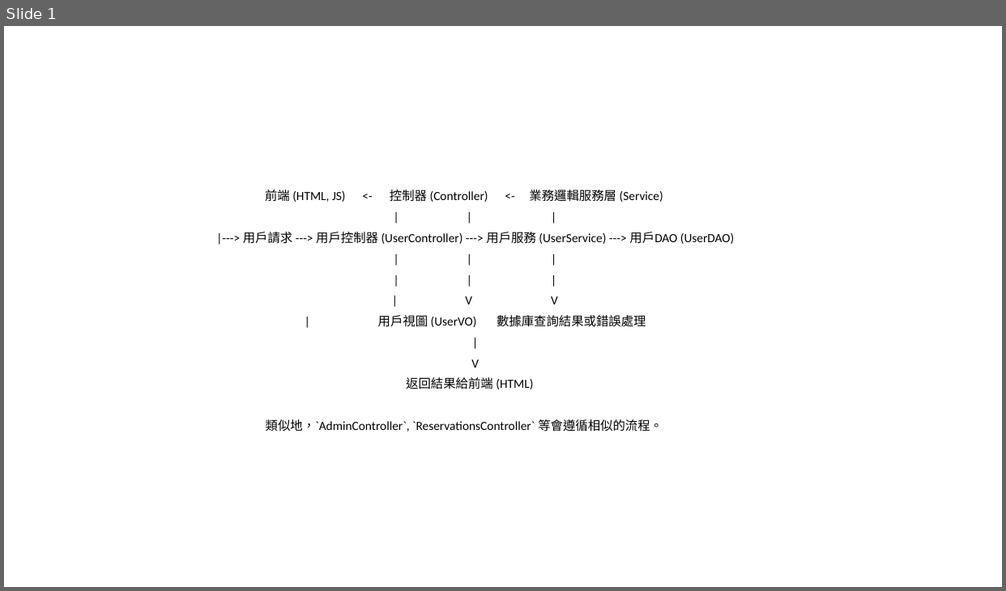
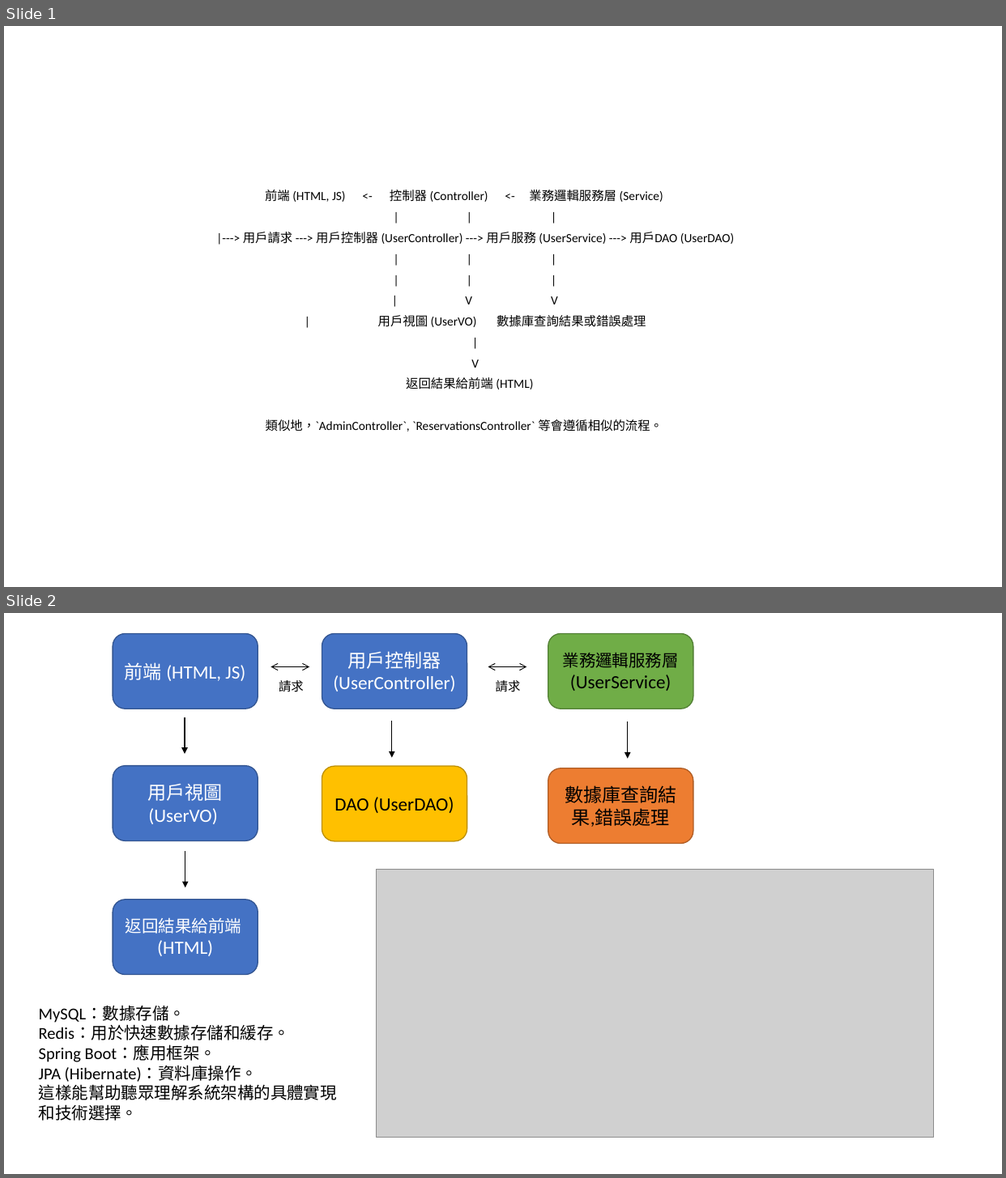
Before and after one commit to chu-yen-lin/20241127Data, a slide deck: 202412221623系統架構流程.pptx. Shown one above the other, each under a label of ours: slide 1 before the commit, slides 1 and 2 after it. The pictures are 1006x591 and 1006x1178 pixels, drawn with LibreOffice and Linux fonts; fonts in the diff are those of the drawing; grey boxes stand for pictures. Boxes give left, top, right and bottom in pixels: in the first picture for what was removed or moved away, otherwise in the second. Text is boxed around its words. In the diff, an @@ line names an element or a change of style, - is before the commit and + after.

```diff
--- a/202412221623系統架構流程.pptx
+++ b/202412221623系統架構流程.pptx
@@ slide 2 added at (4,613,1002,1174), background #FFFFFF @@
@@ rounded rectangle added at (113,634,258,709), fill #4472C4, outline #325491 1 pt, 18 pt, text #FFFFFF @@
+前端 (HTML, JS)
@@ rounded rectangle added at (322,634,467,709), fill #4472C4, outline #325491 1 pt, 18 pt, text #FFFFFF @@
+用戶控制器 (UserController)
@@ rounded rectangle added at (548,634,693,709), fill #70AD47, outline #538035 1 pt, 18 pt, text #000000 @@
+業務邏輯服務層
+(UserService)
@@ double arrow added from (271, 667) to (309, 667), #000000 0.75 pt @@
@@ text added at (279,680,304,692), 12 pt, text #000000 @@
+請求
@@ double arrow added from (488, 667) to (526, 667), #000000 0.75 pt @@
@@ text added at (496,680,521,692), 12 pt, text #000000 @@
+請求
@@ arrow added from (185, 717) to (185, 754), #000000 1 pt @@
@@ arrow added from (392, 721) to (392, 757), #000000 1 pt @@
@@ arrow added from (628, 722) to (628, 758), #000000 1 pt @@
@@ rounded rectangle added at (113,766,258,841), fill #4472C4, outline #325491 1 pt, 18 pt, text #FFFFFF @@
+用戶視圖 (UserVO)
@@ rounded rectangle added at (322,766,467,841), fill #FFC000, outline #BD8E00 1 pt, 18 pt, text #000000 @@
+DAO (UserDAO)
@@ rounded rectangle added at (548,769,693,844), fill #ED7D31, outline #AF5C24 1 pt, 18 pt, text #000000 @@
+數據庫查詢結果,錯誤處理
@@ arrow added from (185, 851) to (185, 888), #000000 1 pt @@
@@ picture added at (377,870,934,1138) @@
@@ rounded rectangle added at (113,900,258,974), fill #4472C4, outline #325491 1 pt, 16 pt, text #FFFFFF @@
+返回結果給前端
+(HTML)
@@ text added at (39,1006,337,1121), 16 pt, text #000000 @@
+MySQL：數據存儲。
+Redis：用於快速數據存儲和緩存。
+Spring Boot：應用框架。
+JPA (Hibernate)：資料庫操作。
+這樣能幫助聽眾理解系統架構的具體實現和技術選擇。
```
Also in this commit, not shown: 1 slide removed, 1 other file.
